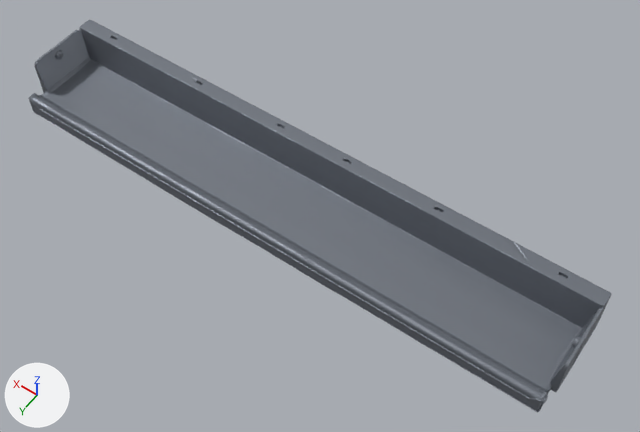
Two versions of the glTF model public/devices/generic/patch-panel-24/model.glb, one commit apart.
Camera for both pictures: a 50 mm lens placed at (-0.248, 0.306, 0.477), pointed at (-0.027, -0.003, -0.01). The lights are fixed; the arrows at lower left show +X, +Y and +Z. The older version comes first. Where no turn or scale is listed for an object, it has been applied to the vertices.

The first picture shows 'Node1'.
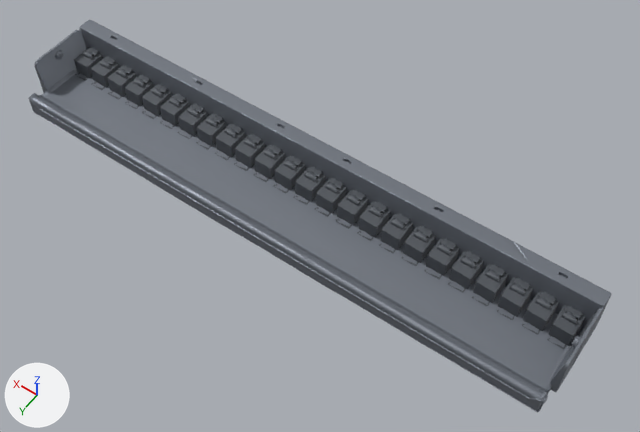
Commit message: Populate the keystone panel with jacks in every opening

The edits, one by one:
Material 'model' (mat_model) is new.
Its base color is (0.09, 0.1, 0.115) (dark grey #55595f).
Its metallic is 0.25.
Its roughness is 0.6.
Mesh me_model is new.
It has 204 vertices, 407 faces and spans x -0.0073..0.0073, y -0.016..0.016, z -0.0093..0.0093.
It uses material mat_model (dark grey #55595f).
Object 'jack24' (ob_jack24) is new; it shows me_model.
Its location is (0.2059, -0.02, 0.0).
Object 'jack23' (ob_jack23) is new; it shows me_model.
Its location is (0.188, -0.02, 0.0).
Object 'jack22' (ob_jack22) is new; it shows me_model.
Its location is (0.1701, -0.02, 0.0).
Object 'jack21' (ob_jack21) is new; it shows me_model.
Its location is (0.1522, -0.02, 0.0).
Object 'jack20' (ob_jack20) is new; it shows me_model.
Its location is (0.1343, -0.02, 0.0).
Object 'jack19' (ob_jack19) is new; it shows me_model.
Its location is (0.1164, -0.02, 0.0).
Object 'jack18' (ob_jack18) is new; it shows me_model.
Its location is (0.0985, -0.02, 0.0).
Object 'jack17' (ob_jack17) is new; it shows me_model.
Its location is (0.0806, -0.02, 0.0).
Object 'jack16' (ob_jack16) is new; it shows me_model.
Its location is (0.0627, -0.02, 0.0).
Object 'jack15' (ob_jack15) is new; it shows me_model.
Its location is (0.0448, -0.02, 0.0).
Object 'jack14' (ob_jack14) is new; it shows me_model.
Its location is (0.0269, -0.02, 0.0).
Object 'jack13' (ob_jack13) is new; it shows me_model.
Its location is (0.009, -0.02, 0.0).
Object 'jack12' (ob_jack12) is new; it shows me_model.
Its location is (-0.0089, -0.02, 0.0).
Object 'jack11' (ob_jack11) is new; it shows me_model.
Its location is (-0.0268, -0.02, 0.0).
Object 'jack10' (ob_jack10) is new; it shows me_model.
Its location is (-0.0447, -0.02, 0.0).
Object 'jack9' (ob_jack9) is new; it shows me_model.
Its location is (-0.0626, -0.02, 0.0).
Object 'jack8' (ob_jack8) is new; it shows me_model.
Its location is (-0.0805, -0.02, 0.0).
Object 'jack7' (ob_jack7) is new; it shows me_model.
Its location is (-0.0984, -0.02, 0.0).
Object 'jack6' (ob_jack6) is new; it shows me_model.
Its location is (-0.1163, -0.02, 0.0).
Object 'jack5' (ob_jack5) is new; it shows me_model.
Its location is (-0.1342, -0.02, 0.0).
Object 'jack4' (ob_jack4) is new; it shows me_model.
Its location is (-0.1521, -0.02, 0.0).
Object 'jack3' (ob_jack3) is new; it shows me_model.
Its location is (-0.17, -0.02, 0.0).
Object 'jack2' (ob_jack2) is new; it shows me_model.
Its location is (-0.1879, -0.02, 0.0).
Object 'jack1' (ob_jack1) is new; it shows me_model.
Its location is (-0.2058, -0.02, 0.0).

Changed parts and their boxes [x1, y1, x2, y2] in the pictures (640 x 432 px):
'jack1', added
    after: [547, 305, 585, 349]
'jack2', added
    after: [522, 291, 559, 335]
'jack3', added
    after: [497, 277, 533, 320]
'jack4', added
    after: [472, 264, 508, 306]
'jack5', added
    after: [448, 251, 484, 293]
'jack6', added
    after: [425, 238, 459, 279]
'jack7', added
    after: [402, 226, 436, 266]
'jack8', added
    after: [379, 213, 413, 253]
'jack9', added
    after: [357, 201, 390, 241]
'jack10', added
    after: [336, 190, 368, 229]
'jack11', added
    after: [315, 178, 347, 217]
'jack12', added
    after: [293, 167, 326, 205]
'jack13', added
    after: [274, 156, 305, 193]
'jack14', added
    after: [254, 145, 285, 182]
'jack15', added
    after: [234, 134, 265, 171]
'jack16', added
    after: [215, 124, 245, 160]
'jack17', added
    after: [196, 113, 226, 150]
'jack18', added
    after: [178, 103, 208, 139]
'jack19', added
    after: [160, 94, 189, 129]
'jack20', added
    after: [142, 84, 171, 119]
'jack21', added
    after: [125, 75, 154, 109]
'jack22', added
    after: [107, 65, 136, 100]
'jack23', added
    after: [91, 56, 119, 90]
'jack24', added
    after: [74, 47, 103, 81]
